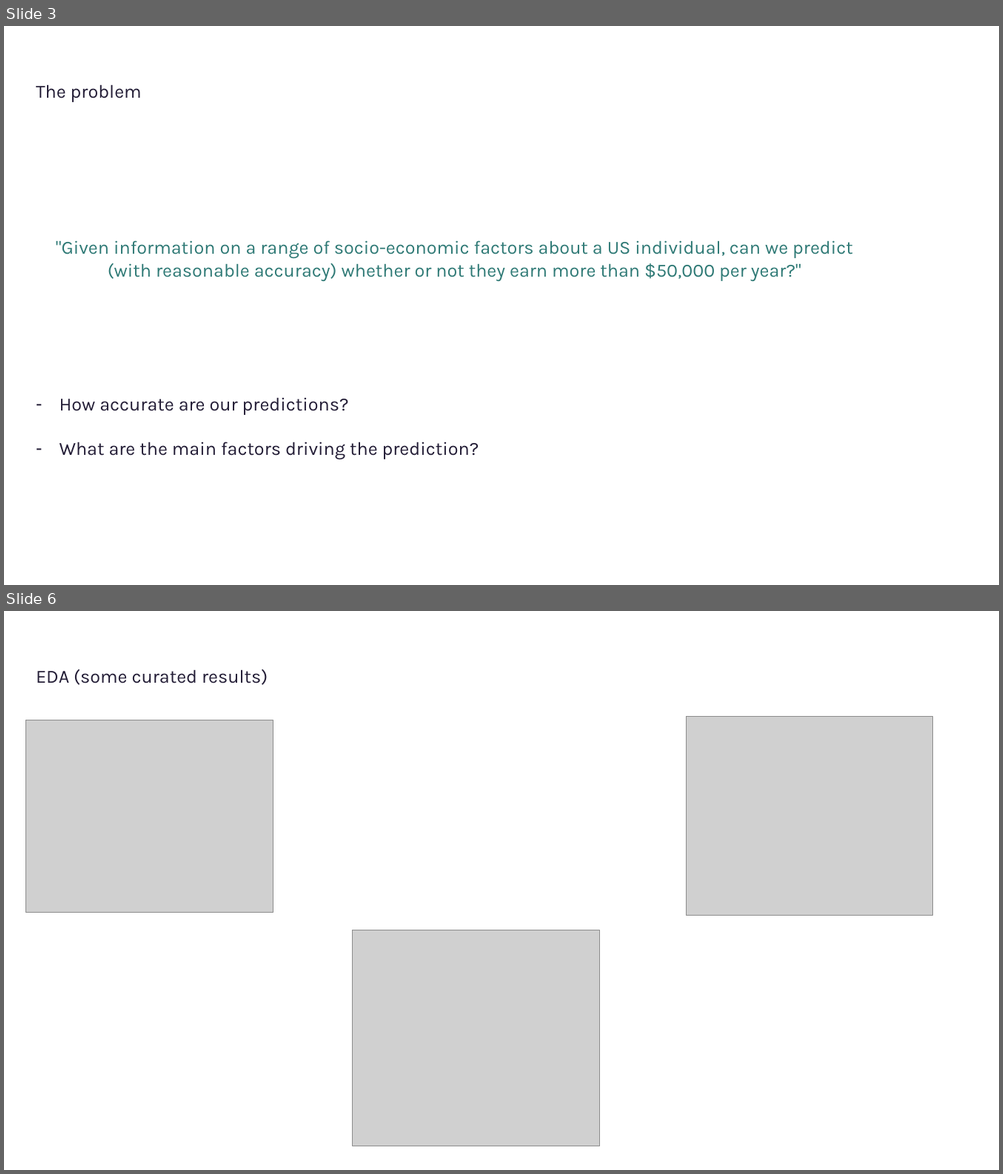
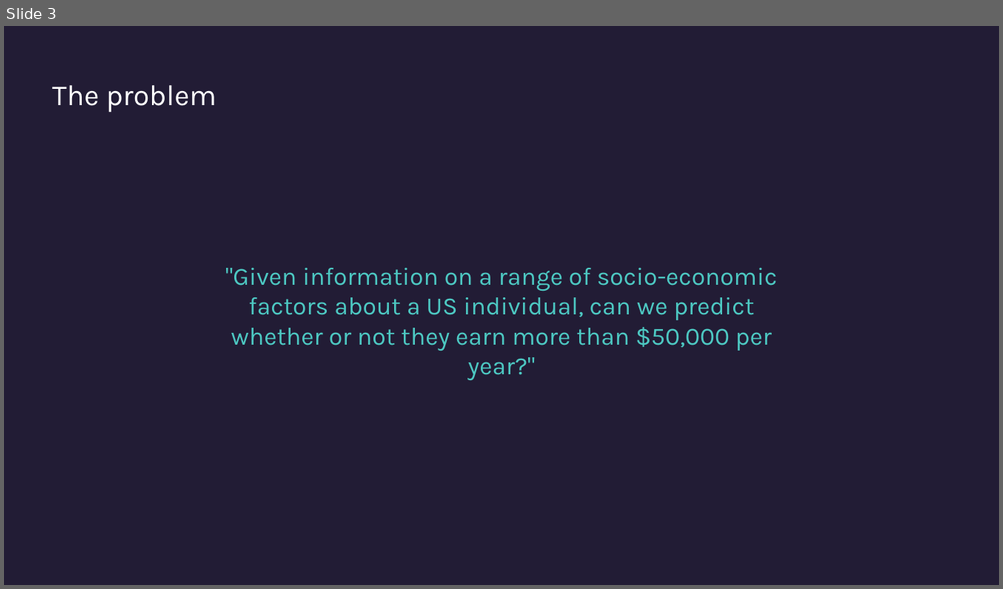
Before and after one commit to srdgaf/us_census, a slide deck: Census.pptx. Shown one above the other, each under a label of ours: slides 3 and 6 before the commit, slide 3 after it; the slides between them are not shown. The pictures are 1003x1174 and 1003x589 pixels, drawn with LibreOffice and Linux fonts; fonts in the diff are those of the drawing; grey boxes stand for pictures. Boxes give left, top, right and bottom in pixels: in the first picture for what was removed or moved away, otherwise in the second. Text is boxed around its words. In the diff, an @@ line names an element or a change of style, - is before the commit and + after.

```diff
--- a/Census.pptx
+++ b/Census.pptx
@@ slide 6 removed at (4, 611, 999, 1170), background #FFFFFF @@
@@ text removed at (36, 669, 267, 685) @@
-EDA (some curated results)
@@ picture removed at (25, 720, 273, 912) @@
@@ picture removed at (686, 716, 933, 915) @@
@@ picture removed at (353, 931, 600, 1146) @@
@@ slide 3 changed as well @@
@@ background #FFFFFF to #221C35 @@
@@ text added at (52, 85, 216, 113), 28 pt, text #FFFFFF @@
+The problem
@@ text at (225, 268, 777, 351): text changed; size 18 to 24 pt; text colour #2E7975 to #4DC9C3 @@
-The problem
-"Given information on a range of socio-economic factors about a US individual, can we predict
-(with reasonable accuracy) whether or not they earn more than $50,000 per year?"
-– How accurate are our predictions?
-– What are the main factors driving the prediction?
+"Given information on a range of socio-economic factors about a US individual, can we predict whether or not they earn more than $50,000 per year?"
```
Also in this commit, not shown: 7 other slides changed, 7 slides added, 6 other slides removed.
